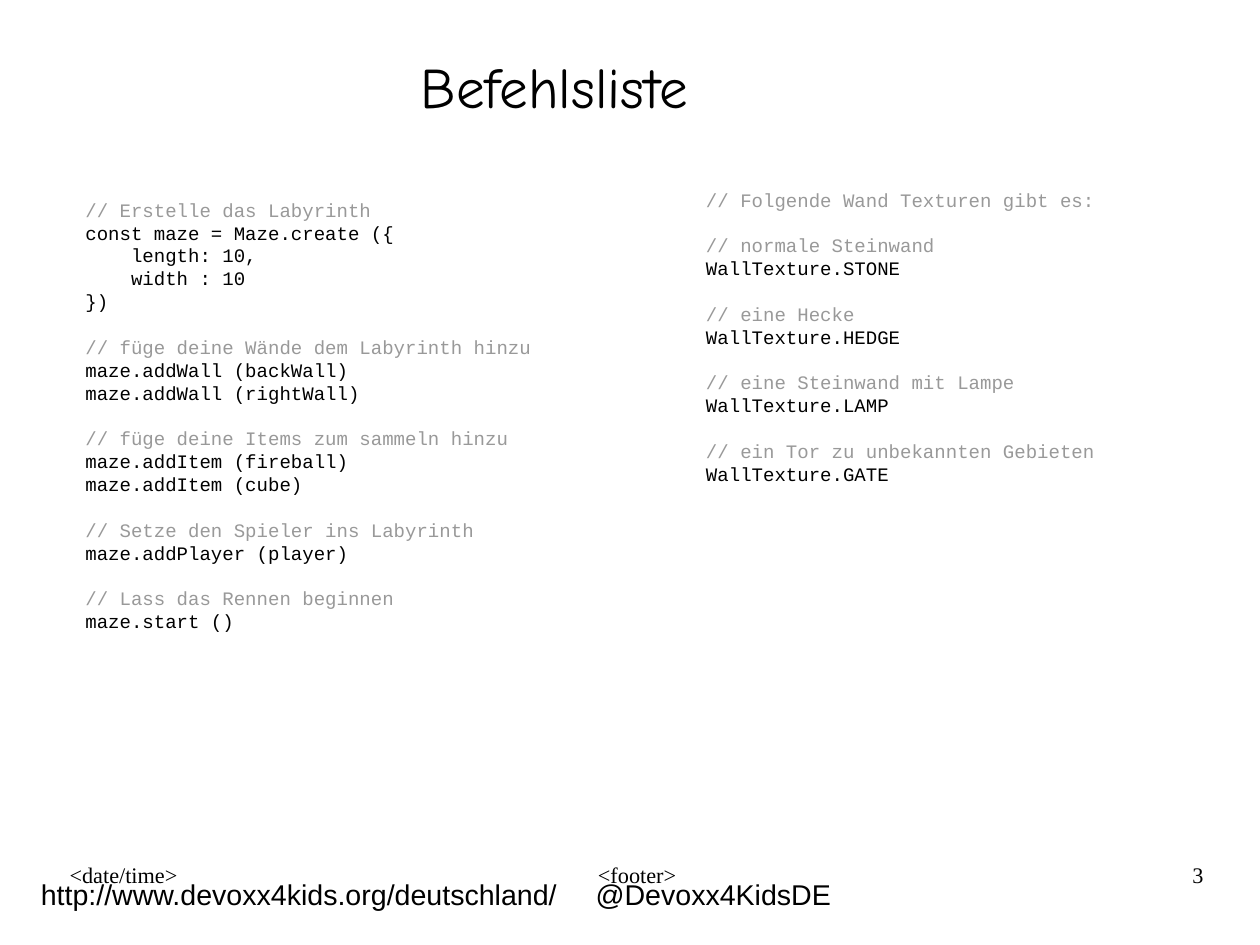
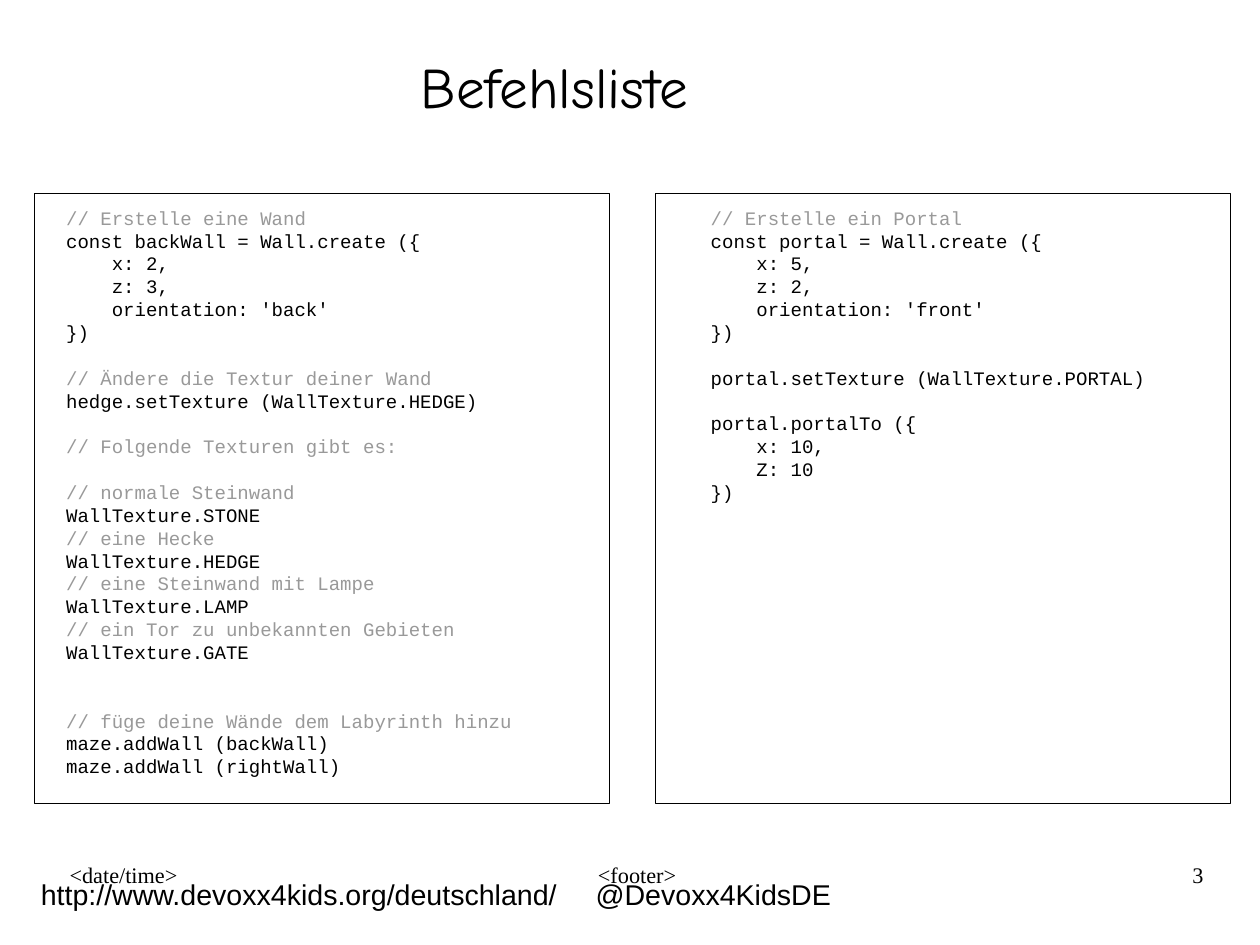
Before and after one commit to Devoxx4KidsDE/workshop-maze-vr, a slide deck: slide 3 of presentation/workshop-maze-vr_handout_ger.odp. Drawn at 1260x945 pixels with LibreOffice and Linux fonts; fonts in the diff are those of the drawing; background and template pictures are left out. Boxes give left, top, right and bottom in pixels: in the first picture for what was removed or moved away, otherwise in the second. Text is boxed around its words. In the diff, an @@ line names an element or a change of style, - is before the commit and + after.

```diff
--- a/presentation/workshop-maze-vr_handout_ger.odp
+++ b/presentation/workshop-maze-vr_handout_ger.odp
@@ rectangle added at (34, 193, 609, 804), outline #000000 0.51 pt @@
@@ text "// Erstelle eine Wand": place and size @@
-text "// Erstelle eine Wand" at (706, 193, 1094, 482)
+text "// Erstelle eine Wand" at (66, 211, 511, 777)
@@ text removed at (85, 203, 531, 628) @@
-// Erstelle das Labyrinth
-const maze = Maze.create ({
-length: 10,
-width : 10
-})
-// füge deine Wände dem Labyrinth hinzu
-maze.addWall (backWall)
-maze.addWall (rightWall)
-// füge deine Items zum sammeln hinzu
-maze.addItem (fireball)
-maze.addItem (cube)
-// Setze den Spieler ins Labyrinth
-maze.addPlayer (player)
-// Lass das Rennen beginnen
-maze.start ()
@@ rectangle added at (655, 193, 1230, 804), outline #000000 0.51 pt @@
@@ text at (66, 211, 477, 457): text changed; text colour #999999 to #000000 @@
-// Folgende Wand Texturen gibt es:
+// Erstelle eine Wand
+const backWall = Wall.create ({
+x: 2,
+z: 3,
+orientation: 'back'
+})
+// Ändere die Textur deiner Wand
+hedge.setTexture (WallTexture.HEDGE)
+// Folgende Texturen gibt es:
@@ text added at (711, 211, 1144, 477), 12 pt, text #000000 @@
+// Erstelle ein Portal
+const portal = Wall.create ({
+x: 5,
+z: 2,
+orientation: 'front'
+})
+portal.setTexture (WallTexture.PORTAL)
+portal.portalTo ({
+x: 10,
+Z: 10
+})
@@ text at (66, 714, 511, 777): paragraphs added @@
+// füge deine Wände dem Labyrinth hinzu
+maze.addWall (backWall)
+maze.addWall (rightWall)
```
Also in this commit, not shown: 1 other slide changed, 1 other file.
